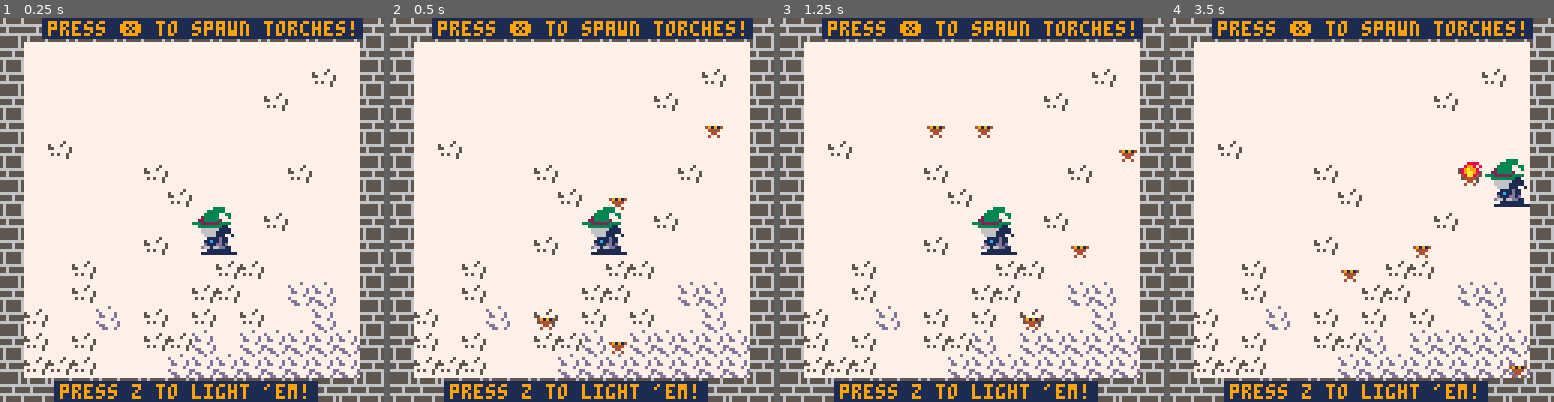
Above: before the commit, frames 1-4 (left to right).
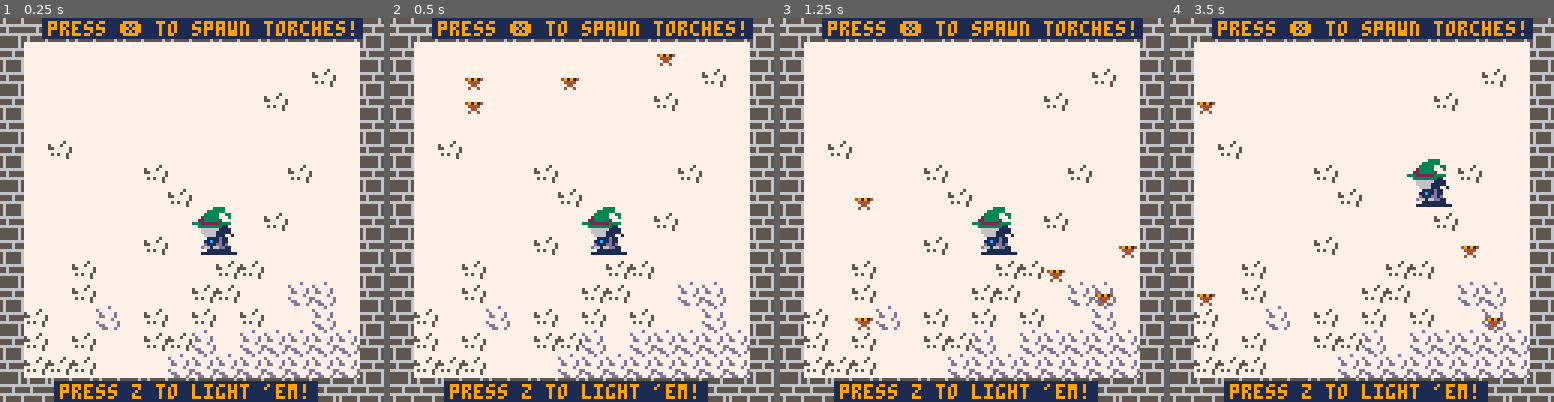
Above: after the commit, the same moments.

Repository: agentnyrro/pico-8-witchquest
Game: PICO-8 cartridge witch.p8
The game is run twice, just before and just after one commit, with the same random seed, the same clock (stepped at 60 frames per second) and the same inputs.
Inputs:
- Up to frame 1 (0.25 s): no input
- Up to frame 2 (0.5 s): tap X (X key) at 0.33 s
- Up to frame 3 (1.25 s): tap O (Z key) at 0.7 s; tap X (X key) at 1.07 s
- Up to frame 4 (3.5 s): hold Right 1.6-2.1 s; tap O (Z key) every 0.4 s from 1.7 to 3.3 s; tap X (X key) at 1.85, 2.97 s; hold Up 2.15-2.42 s; hold Right 2.47-3.03 s; hold Left from 3.08 s (still down)

Frame 1 is identical in both runs. In frame 2, 0.7% of the frame differs, in the area x 19-87%, y 9-88%; in frame 3, 0.9%; in frame 4, 2.5%, in the area x 7-94%, y 21-94%.

Commit message:
feat: split colision into colision with walls and objs; reworked code to be OOP; implemented overllap method for checking overlap between a rectangle and an objects sprite

Diff:
--- a/witch.p8
+++ b/witch.p8
@@ -1,124 +1,92 @@
 pico-8 cartridge // http://www.pico-8.com
 version 43
 __lua__
-
+--[[
+tab 0 - general game flow
+--]]
 function _init()
 	left,right,up,down = 0,1,2,3
 
 	objects = {}
 
 	level = 1
-
-	--torches = {}
 
 	--info abt levels
 	waves = {
 		3, 5, 8
 	}
 
-	local witch = {
-		k = 64, --64 --1 --face left
-		flip_x = false,
-		x = 63,
-		y = 63,
-		dx = 0,
-		dy = 0,
-		speed = 2,
-		w = 2,
-		h = 2,
-		kind = 'witch'
-	}
-
+	witch = new_object(64, --spr -- face left
+										63, 63, -- x, y
+										0, 0, -- dx, dy
+										2, -- speed
+										2, 2, -- width, height
+										'witch', --kind
+										upd_witch, draw_witch)
+	witch.flip_x = false
 	add(objects, witch)
 end
 
 function print_status()
- print('dx:'..witch().dx,12)
- print('dy:'..witch().dy,0,10,12)
- print('x:'..witch().x,0,20,12)
- print('y:'..witch().y,0,30,12)
-end
-
-function move_witch()
-	--move x
-	if not collide(witch(), witch().dx, 0, 'diff') then
-  witch().x = flr(witch().x+witch().dx)
-	elseif abs(witch().dx) == witch().speed then
- 	witch().dx /= witch().speed
- 	move_witch()
- end
-
-	--move y
- if not collide(witch(), 0,witch().dy, 'diff') then
-   witch().y = flr(witch().y+witch().dy)
- elseif abs(witch().dy) == witch().speed then
- 	witch().dy /= witch().speed
- 	move_witch()
- end
-
- witch().dx = 0
- witch().dy = 0
-end
-
-function draw_witch()
- spr(witch().k,witch().x,witch().y,
-  	witch().w, witch().h, witch().flip_x)
+ print('dx:'..witch.dx,12)
+ print('dy:'..witch.dy,0,10,12)
+ print('x:'..witch.x,0,20,12)
+ print('y:'..witch.y,0,30,12)
 end
 
 function _update()
- -- player movement
-	if (btn(left)) then
-		witch().dx = -witch().speed
-  witch().flip_x = false
-  witch().k = 64 --64 --1
- end
-
- if (btn(right)) then
-  witch().dx = witch().speed
-  witch().flip_x = true
-  witch().k = 64 --64 --1
- end
-
- if (btn(up)) then
-  witch().dy = -witch().speed
- 	witch().flip_x = false
- 	witch().k = 66 --66 --2
- end
-
- if (btn(down)) then
-	 witch().dy = witch().speed
- 	witch().flip_x = false
- 	witch().k = 68 --68 --3
- end
+ for o in all(objects) do
+		o:upd_fun(o)
+	end
 
 	-- spawn torches
 	if (btnp(❎)) then
 	 spawn_torches(5)
 	end
-
-	upd_torches()
 end
 
 
 function _draw()
-  cls(7)
   map()
   --print_status()
-  draw_torches()
-  move_witch()
-  draw_witch()
+  for o in all(objects) do
+			o:draw_fun(o)
+		end
 
   rectfill(14, 0, 120, 6, 1)
   rectfill(18, 121, 105, 127, 1)
 
   print('press ❎ to spawn torches!', 16, 1,9)
   print("press z to light 'em!", 20, 122,9)
-  camera(flr(witch().x/128)*128,
-  							flr(witch().y/128)*128)
+  camera(flr(witch.x/128)*128,
+  							flr(witch.y/128)*128)
 end
 -->8
-function witch()
-	return objects[1]
+--[[
+tab 1 -- general functions
+--]]
+
+function new_object(k, x, y, dx, dy, speed, w, h, kind, upd_fun, draw_fun)
+	local o = {
+		k = k,
+		x = x,
+		y = y,
+		dx = dx,
+		dy = dy,
+		speed = speed,
+		w = w,
+		h = h,
+		kind = kind,
+		upd_fun = upd_fun,
+		draw_fun = draw_fun
+	}
+
+	return o
+end
+
+-- standard draw obj function
+function draw_obj(o)
+	spr(o.k,o.x,o.y, o.w, o.h)
 end
 
 local function has_value (tab, val)
@@ -133,11 +101,11 @@
 
 --[[
 checks for objs occupying pixel x,y;
-compares against  the self object
+compares against  the self object for possible collisions
 --]]
 function obj_at(self, x, y, o_kind)
 	for o in all(objects) do
-		if occupies_spc(o, x, y) then
+		if o ~= self and occupies_spc(o, x, y) then
 			if o_kind == 'diff' and o.kind ~= self.kind then
 				return true
 			elseif o_kind == 'same' and o.kind == self.kind then
@@ -153,6 +121,7 @@
 	return false
 end
 
+--checks if object o occupies pixel x,y
 function occupies_spc(o, x, y)
 	for i = o.x, (o.x+8*o.w)-1 do
 		for j = o.y, (o.y+8*o.h)-1 do
@@ -165,6 +134,22 @@
 	return false
 end
 
+-- checks if overlap between specified object's sprite and rectangle
+function overlap(o, x1, x2, y1, y2)
+ o_l = o.x -- object's left edge
+ o_r = o.x+8*o.w-1 -- right edge
+ o_t = o.y -- top edge
+ o_b = o.y+8*o.h-1 -- bottom edge
+
+ if o_l > x2 or x1 > o_r then
+  return false
+ elseif o_t > y2 or y1 > o_b then
+  return false
+ else
+  return true
+ end
+end
+
 function clear_obj(obj_kind)
 	for o in all(objects) do
 		if o.kind == obj_kind or (obj_kind == '*' and o.kind != 'witch') then
@@ -177,17 +162,17 @@
 -- positioned at x, y pixels
 -- with w width and h height
 -- for dx, dy
--- has colision
+-- has colision with walls
 -- ]]
-function collide(o, dx, dy, col_type)
-	x1 = flr((o.x + dx) / 8) -- left edge
- x2 = flr((o.x + dx + o.w * 8 - 1) / 8) -- right edge
- y1 = flr((o.y + dy) / 8) -- top edge
- y2 = flr((o.y + dy + o.h * 8 - 1) / 8) -- bottom edge
+function collide_walls(o, dx, dy)
+	local x1 = flr((o.x + dx) / 8) -- left edge
+ local x2 = flr((o.x + dx + o.w * 8 - 1) / 8) -- right edge
+ local y1 = flr((o.y + dy) / 8) -- top edge
+ local y2 = flr((o.y + dy + o.h * 8 - 1) / 8) -- bottom edge
 
  for i=x1, x2 do
   for j=y1, y2 do
-   if fget(mget(i, j), 0) or obj_at(o, 8*i, 8*j, col_type) then
+   if fget(mget(i, j), 0) then
     return true
    end
   end
@@ -195,40 +180,42 @@
  return false
 end
 
-
-function collide_objonly(o, dx, dy, col_type)
-	x1 = flr((o.x + dx) / 8) -- left edge
- x2 = flr((o.x + dx + o.w * 8 - 1) / 8) -- right edge
- y1 = flr((o.y + dy) / 8) -- top edge
- y2 = flr((o.y + dy + o.h * 8 - 1) / 8) -- bottom edge
-
- for i=x1, x2 do
-  for j=y1, y2 do
-   if obj_at(o, 8*i, 8*j, col_type) then
-    return true
-   end
+--[[ checks if the area after moving sprite
+ positioned at x, y pixels
+ with w width and h height
+ for dx, dy
+ has colision with objects
+--]]
+function collide_objects(o, dx, dy, col_type)
+ local x1 = o.x + dx -- left edge
+ local x2 = o.x + dx + o.w * 8 - 1-- right edge
+ local y1 = o.y + dy -- top edge
+ local y2 = o.y + dy + o.h * 8 - 1 -- bottom edge
+
+ for o2 in all(objects) do
+  if o2 != o and (o2.kind == col_type or col_type == '*') and (overlap(o2, x1, x2, y1, y2)) then
+   return true
   end
  end
+
  return false
 end
-
 -->8
-
+--[[
+tab 2 - torch mechanics
+--]]
 function spawn_torches(n)
-	--torches = {}
 	clear_obj('torch')
 	for i = 1, n do
-		local t = {
-			k = 5,
-			x = (flr(rnd(14))+1)*8,
-			y = (flr(rnd(14))+1)*8,
-			dx = 0,
-			dy = 0,
-			h=1,
-			w=1,
-			kind = 'torch'
-		}
-		if collide(t, 0, 0, '*') then
+		local t = new_object(5, --spr --
+										(flr(rnd(14))+1)*8, (flr(rnd(14))+1)*8, -- x, y
+										0, 0, -- dx, dy
+										0, -- speed
+										1, 1, -- width, height
+										'torch', --kind
+										upd_torch, draw_obj)
+
+		if collide_walls(t, 0, 0) or collide_objects(t, 0, 0, '*') then
 			i -= 1
 		else
 			add(objects, t)
@@ -237,40 +224,85 @@
 	end
 end
 
-function upd_torches()
+function upd_torch(t)
 	if btnp(🅾️) then
-		for o in all(objects) do
-			if o.kind == 'torch' then
-				-- up
-				if witch().k == 66 and collide_objonly(o, 0, 1, 'witch') then
-					o.k = 6
-
-				--down
-				elseif witch().k == 68 and collide_objonly(o, 0, -1, 'witch') then
-					o.k = 6
-
-				--left
-				elseif witch().k == 64 and not witch().flip_x and collide_objonly(o, 1, 0, 'witch') then
-					o.k = 6
-
-				--right
-				elseif witch().k == 64 and witch().flip_x and collide_objonly(o, -1, 0, 'witch') then
-					o.k = 6
-				end
-			end
-		end
-	end
-
-end
-
-function draw_torches()
-	for o in all(objects) do
-		if o.kind == 'torch' then
-			spr(o.k, o.x, o.y)
-		end
-	end
-end
-
+		-- up
+		if witch.k == 66 and collide_objects(t, 0, 1, 'witch') then
+			t.k = 6
+
+		--down
+		elseif witch.k == 68 and collide_objects(t, 0, -1, 'witch') then
+			t.k = 6
+
+		--left
+		elseif witch.k == 64 and not witch.flip_x and collide_objects(t, 1, 0, 'witch') then
+			t.k = 6
+
+		--right
+		elseif witch.k == 64 and witch.flip_x and collide_objects(t, -1, 0, 'witch') then
+			t.k = 6
+		end
+	end
+end
+-->8
+--[[
+tab 3 - witch code
+--]]
+function move_witch(w)
+	--move x
+	if not collide_walls(w, w.dx, 0) and not collide_objects(w, w.dx, 0, 'torch') then
+  w.x = flr(w.x+w.dx)
+	elseif abs(w.dx) == w.speed then
+ 	w.dx /= w.speed
+ 	move_witch(w)
+ end
+
+	--move y
+ if not collide_walls(w, 0, w.dy) and not collide_objects(w, 0, w.dy, 'torch')then
+   w.y = flr(w.y+w.dy)
+ elseif abs(w.dy) == w.speed then
+ 	w.dy /= w.speed
+ 	move_witch(w)
+ end
+
+ w.dx = 0
+ w.dy = 0
+end
+
+function draw_witch(w)
+ spr(w.k,w.x,w.y,
+  	w.w, w.h, w.flip_x)
+end
+
+
+-- player movement
+function upd_witch(w)
+	if (btn(left)) then
+		w.dx = -w.speed
+  w.flip_x = false
+  w.k = 64 --64 --1
+ end
+
+ if (btn(right)) then
+  w.dx = w.speed
+  w.flip_x = true
+  w.k = 64 --64 --1
+ end
+
+ if (btn(up)) then
+  w.dy = -w.speed
+ 	w.flip_x = false
+ 	w.k = 66 --66 --2
+ end
+
+ if (btn(down)) then
+	 w.dy = w.speed
+ 	w.flip_x = false
+ 	w.k = 68 --68 --3
+ end
+
+ move_witch(w)
+end
 __gfx__
 00000000000030000000300000030000000000000000000000088880000000000000000000000000000000000000000000000000000000000000000000000000
 00000000000300000003300000033000000000000000000000899808000000000000000000000000000000000000000000000000000000000000000000000000
